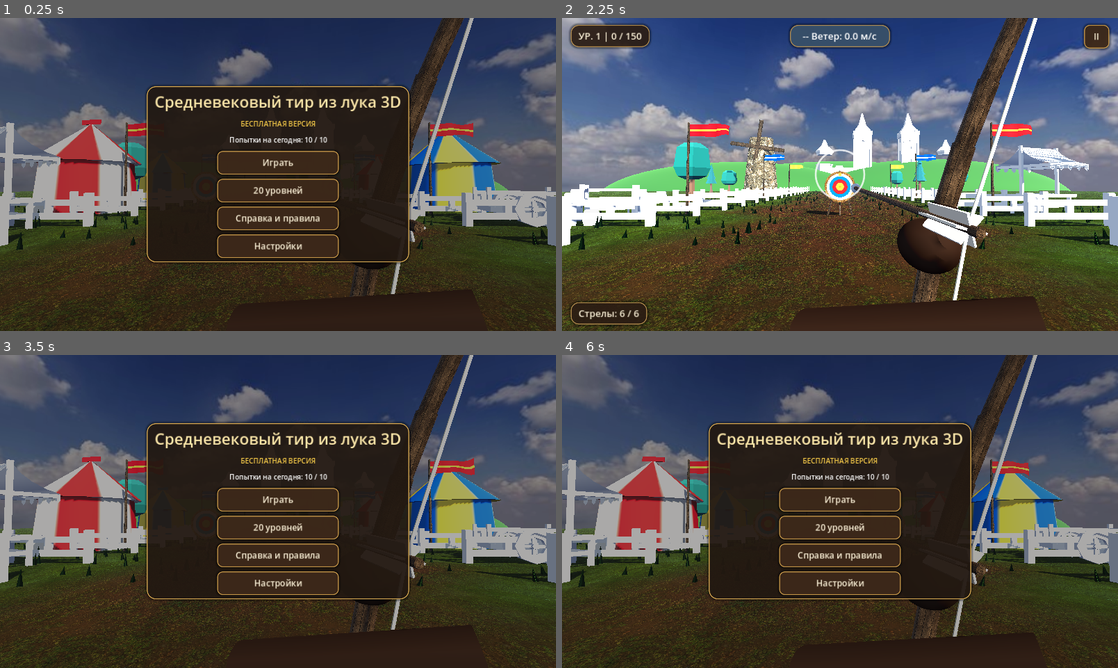
Above: before the commit, frames 1-4 (two rows, left to right).
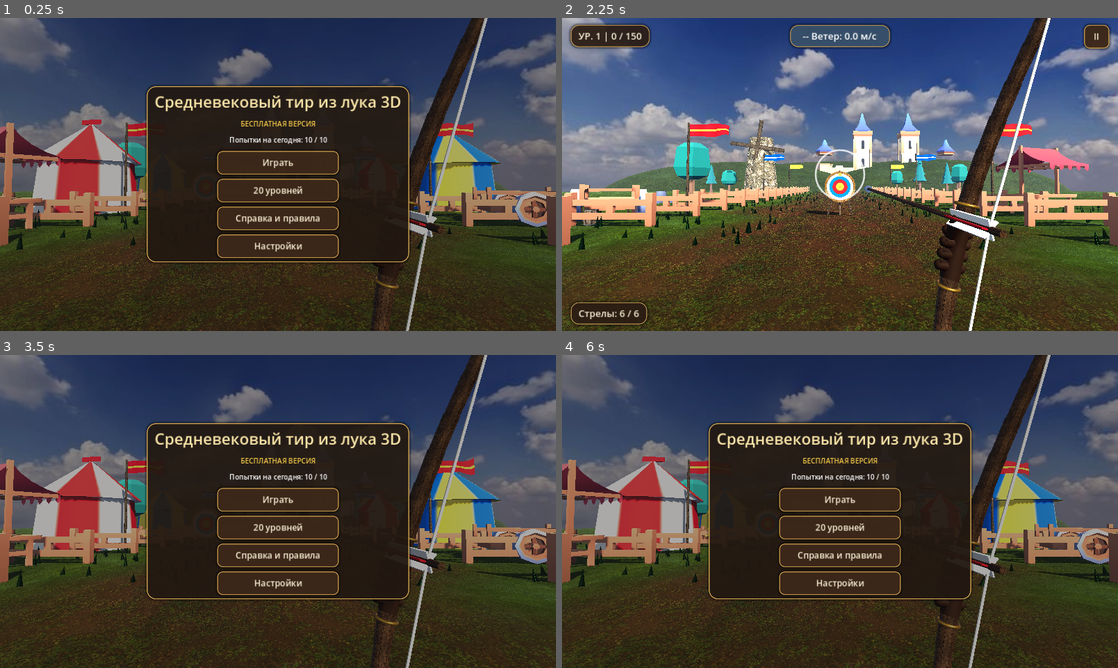
Above: after the commit, the same moments.

Repository: o1egkl/medieval-archery-3d
Game: Godot game, scene res://scenes/main.tscn
Same seed, same stepped clock (60 frames per second), same inputs: the game is played once before the commit and once after it.
Inputs:
- Up to frame 1 (0.25 s): no input
- Up to frame 2 (2.25 s): click "Играть" at 0.5 s; click "II" at 1.25 s; click "Играть" at 2 s
- Up to frame 3 (3.5 s): click "II" at 2.75 s
- Up to frame 4 (6 s): click "20 уровней" at 3.5 s; click "Назад" at 4.25 s; click "Справка и правила" at 5 s; click "Назад" at 5.75 s

The runs differ from the first frame. In frame 1, 9.9% of the frame differs, in the area x 0-100%, y 0-100%; in frame 2, 19%; in frame 3, 9.8%; in frame 4, 10%.

Commit message:
Stage 3: Kenney model palettes, sculpted S-curve recurve bow, natural PBR hills

Diff:
--- a/scripts/gameplay/bow_controller.gd
+++ b/scripts/gameplay/bow_controller.gd
@@ -21,8 +21,8 @@
 var _nocked_arrow: Node3D
 var _string_top: MeshInstance3D
 var _string_bot: MeshInstance3D
-var _top_tip := Vector3(0.0, 0.56, 0.14)
-var _bot_tip := Vector3(0.0, -0.56, 0.14)
+var _top_tip := Vector3(0.0, 0.58, 0.12)
+var _bot_tip := Vector3(0.0, -0.58, 0.12)
 var _active_touch_idx: int = -1
 var _recoil: float = 0.0
 var is_touch_mode: bool = false
@@ -36,89 +36,120 @@
 
 func _build_first_person_bow() -> void:
 	_bow_node = Node3D.new()
-	_bow_node.position = Vector3(0.20, -0.12, -0.56)
-	_bow_node.rotation_degrees = Vector3(2.0, 10.0, -14.0)
+	_bow_node.position = Vector3(0.24, -0.14, -0.56)
+	_bow_node.rotation_degrees = Vector3(2.0, 9.0, -13.0)
 	add_child(_bow_node)
 
-	var wood_mat := PbrAssets.get_pbr_material("wood", Vector3(1.0, 2.0, 1.0), Color(0.92, 0.78, 0.62))
+	var wood_mat := PbrAssets.get_pbr_material("wood", Vector3(1.0, 2.0, 1.0), Color(0.76, 0.58, 0.40))
 
 	var leather_mat := StandardMaterial3D.new()
-	leather_mat.albedo_color = Color(0.26, 0.17, 0.11)
-	leather_mat.roughness = 0.85
+	leather_mat.albedo_color = Color(0.24, 0.15, 0.09)
+	leather_mat.roughness = 0.78
+
+	var bronze_mat := StandardMaterial3D.new()
+	bronze_mat.albedo_color = Color(0.76, 0.58, 0.24)
+	bronze_mat.metallic = 0.78
+	bronze_mat.roughness = 0.32
+
+	var horn_mat := StandardMaterial3D.new()
+	horn_mat.albedo_color = Color(0.18, 0.15, 0.12)
+	horn_mat.roughness = 0.42
 
 	var iron_mat := StandardMaterial3D.new()
-	iron_mat.albedo_color = Color(0.74, 0.77, 0.82)
-	iron_mat.metallic = 0.8
-	iron_mat.roughness = 0.25
-
-	# Smooth 9-segment curved wooden recurve bow
+	iron_mat.albedo_color = Color(0.76, 0.80, 0.85)
+	iron_mat.metallic = 0.85
+	iron_mat.roughness = 0.24
+
+	# Smooth 18-segment S-curved medieval recurve bow
+	var seg_count := 18
 	var pts: Array[Vector3] = []
-	for i in range(10):
-		var t := float(i) / 9.0
-		var y := lerpf(-0.56, 0.56, t)
-		var norm_y := y / 0.56
-		var z := norm_y * norm_y * 0.14
+	for i in range(seg_count + 1):
+		var t := float(i) / float(seg_count)
+		var y := lerpf(-0.58, 0.58, t)
+		var ny := absf(y) / 0.58
+		# Graceful recurve S-profile: curves back through mid-limb, sweeps slightly forward at tips
+		var z := pow(ny, 1.8) * 0.16 - pow(maxf(0.0, ny - 0.72) / 0.28, 2.0) * 0.045
 		pts.append(Vector3(0.0, y, z))
 
-	for i in range(pts.size() - 1):
+	_bot_tip = pts[0]
+	_top_tip = pts[pts.size() - 1]
+
+	for i in range(seg_count):
 		var p0 := pts[i]
 		var p1 := pts[i + 1]
+		var mid_ny := absf((p0.y + p1.y) * 0.5) / 0.58
+		var thick := lerpf(0.020, 0.009, mid_ny)
 		var seg := MeshInstance3D.new()
 		var cm := CylinderMesh.new()
-		var mid_t := absf(float(i) - 4.0) / 4.5
-		var thick := lerpf(0.025, 0.013, mid_t)
 		cm.top_radius = thick
 		cm.bottom_radius = thick
-		cm.height = p0.distance_to(p1) + 0.01
+		cm.height = p0.distance_to(p1) + 0.008
+		cm.radial_segments = 14
 		seg.mesh = cm
 		seg.position = (p0 + p1) * 0.5
 		var dir := (p1 - p0).normalized()
 		seg.basis = Basis(Vector3.RIGHT, dir, Vector3.RIGHT.cross(dir).normalized())
-		seg.material_override = leather_mat if (i == 4) else wood_mat
+		if mid_ny < 0.14:
+			seg.material_override = leather_mat
+		elif mid_ny > 0.90:
+			seg.material_override = horn_mat
+		else:
+			seg.material_override = wood_mat
 		_bow_node.add_child(seg)
 
-	# Stylized leather-gloved left hand gripping the bow handle
-	var glove := MeshInstance3D.new()
-	var gm := SphereMesh.new()
-	gm.radius = 0.055
-	gm.height = 0.11
-	glove.mesh = gm
-	glove.scale = Vector3(1.1, 0.95, 1.25)
-	glove.position = Vector3(-0.02, -0.02, 0.01)
-	glove.material_override = leather_mat
-	_bow_node.add_child(glove)
-
-	var forearm := MeshInstance3D.new()
-	var fm := CylinderMesh.new()
-	fm.top_radius = 0.042
-	fm.bottom_radius = 0.052
-	fm.height = 0.36
-	forearm.mesh = fm
-	forearm.position = Vector3(-0.10, -0.14, 0.14)
-	forearm.rotation_degrees = Vector3(58.0, 22.0, -24.0)
-	forearm.material_override = leather_mat
-	_bow_node.add_child(forearm)
+	# Bronze decorative collar rings framing the leather grip
+	for ry: float in [-0.085, 0.085]:
+		var ring := MeshInstance3D.new()
+		var rm := TorusMesh.new()
+		rm.inner_radius = 0.018
+		rm.outer_radius = 0.025
+		ring.mesh = rm
+		ring.position = Vector3(0.0, ry, 0.004)
+		ring.material_override = bronze_mat
+		_bow_node.add_child(ring)
+
+	# Sleek contoured leather archer's fingers wrapping the bow grip (compact, zero screen clutter)
+	for fi in range(4):
+		var finger := MeshInstance3D.new()
+		var fm := CapsuleMesh.new()
+		fm.radius = 0.011
+		fm.height = 0.068
+		finger.mesh = fm
+		finger.position = Vector3(-0.006, -0.045 + float(fi) * 0.024, 0.004)
+		finger.rotation_degrees = Vector3(0.0, 0.0, 90.0)
+		finger.material_override = leather_mat
+		_bow_node.add_child(finger)
+
+	var thumb := MeshInstance3D.new()
+	var thm := CapsuleMesh.new()
+	thm.radius = 0.012
+	thm.height = 0.062
+	thumb.mesh = thm
+	thumb.position = Vector3(-0.026, 0.036, 0.018)
+	thumb.rotation_degrees = Vector3(32.0, 12.0, 18.0)
+	thumb.material_override = leather_mat
+	_bow_node.add_child(thumb)
 
 	# Dynamic 2-segment taut bowstring
 	var str_mat := StandardMaterial3D.new()
-	str_mat.albedo_color = Color(0.88, 0.84, 0.74)
+	str_mat.albedo_color = Color(0.86, 0.82, 0.72)
 	_string_top = MeshInstance3D.new()
 	_string_bot = MeshInstance3D.new()
 	for s in [_string_top, _string_bot]:
 		var sc := CylinderMesh.new()
-		sc.top_radius = 0.003
-		sc.bottom_radius = 0.003
+		sc.top_radius = 0.0024
+		sc.bottom_radius = 0.0024
 		sc.height = 1.0
 		s.mesh = sc
 		s.material_override = str_mat
 		_bow_node.add_child(s)
 
-	# Nocked feathered wooden arrow
+	# Sleek feathered wooden arrow with forged steel broadhead
 	_nocked_arrow = Node3D.new()
 	var shaft := MeshInstance3D.new()
 	var sm := CylinderMesh.new()
-	sm.top_radius = 0.008
-	sm.bottom_radius = 0.008
+	sm.top_radius = 0.006
+	sm.bottom_radius = 0.006
 	sm.height = 0.78
 	shaft.mesh = sm
 	shaft.rotation_degrees.x = 90.0
@@ -128,36 +159,44 @@
 	var head := MeshInstance3D.new()
 	var hm := CylinderMesh.new()
 	hm.top_radius = 0.001
-	hm.bottom_radius = 0.020
-	hm.height = 0.09
+	hm.bottom_radius = 0.016
+	hm.height = 0.085
 	head.mesh = hm
 	head.rotation_degrees.x = -90.0
 	head.position = Vector3(0.0, 0.0, -0.43)
 	head.material_override = iron_mat
 	_nocked_arrow.add_child(head)
 
-	var fletch_mat := StandardMaterial3D.new()
-	fletch_mat.albedo_color = Color(0.92, 0.86, 0.76)
-	for ang: float in [0.0, 60.0, -60.0]:
+	var fletch_red := StandardMaterial3D.new()
+	fletch_red.albedo_color = Color(0.82, 0.18, 0.14)
+	fletch_red.roughness = 0.85
+	var fletch_white := StandardMaterial3D.new()
+	fletch_white.albedo_color = Color(0.92, 0.89, 0.82)
+	fletch_white.roughness = 0.85
+	for idx in range(3):
+		var ang: float = float(idx) * 120.0
 		var vane := MeshInstance3D.new()
 		var vm := BoxMesh.new()
-		vm.size = Vector3(0.055, 0.004, 0.12)
+		vm.size = Vector3(0.036, 0.003, 0.11)
 		vane.mesh = vm
 		vane.position = Vector3(0.0, 0.0, 0.31)
 		vane.rotation_degrees.z = ang
-		vane.material_override = fletch_mat
+		vane.material_override = fletch_red if idx == 0 else fletch_white
 		_nocked_arrow.add_child(vane)
 
-	_nocked_arrow.position = Vector3(-0.04, 0.04, -0.18)
+	_nocked_arrow.position = Vector3(-0.032, 0.055, -0.18)
 	_bow_node.add_child(_nocked_arrow)
 	_update_bowstring(0.0)
 
 func _update_bowstring(ratio: float) -> void:
-	var nock := Vector3(-0.04, 0.04, lerpf(0.14, 0.44, ratio))
-	_place_segment(_string_top, _top_tip, nock)
-	_place_segment(_string_bot, _bot_tip, nock)
+	var flex := ratio * 0.03
+	var top := _top_tip + Vector3(0.0, -flex * 0.4, flex)
+	var bot := _bot_tip + Vector3(0.0, flex * 0.4, flex)
+	var nock := Vector3(-0.032, 0.055, lerpf(0.12, 0.42, ratio))
+	_place_segment(_string_top, top, nock)
+	_place_segment(_string_bot, bot, nock)
 	if _nocked_arrow != null:
-		_nocked_arrow.position = Vector3(-0.04, 0.04, nock.z - 0.36)
+		_nocked_arrow.position = Vector3(-0.032, 0.055, nock.z - 0.36)
 
 func _place_segment(mi: MeshInstance3D, a: Vector3, b: Vector3) -> void:
 	var dist := a.distance_to(b)
@@ -201,7 +240,6 @@
 		return
 	var sens := float(SaveManager.get_setting("aim_sensitivity", 1.0)) * 0.0032
 
-	# Desktop cancel shortcuts: Right Mouse Button, Space, or R (works while holding LMB!)
 	if event is InputEventMouseButton and event.button_index == MOUSE_BUTTON_RIGHT and event.pressed:
 		_set_touch_mode(false)
 		if is_drawing:
@@ -227,7 +265,6 @@
 			_hold_time = 0.0
 			AudioManager.play_sfx("bow_draw")
 		elif not event.pressed and is_drawing and event.index == _active_touch_idx:
-			# One-handed mobile cancel: releasing inside the Cancel Shot button rect relaxes bow
 			if cancel_zone_rect.size.x > 0.0 and cancel_zone_rect.has_point(event.position):
 				cancel_draw()
 				AudioManager.play_sfx("ui_click")
@@ -254,7 +291,6 @@
 	var dir := -global_transform.basis.z.normalized()
 	var up := global_transform.basis.y.normalized()
 	var spawn_pos := global_position + dir * 0.85
-	# Sight zeroed at 20 m on full draw (0.5 * g * t_20m = 0.5 * 6.5 * (20 / 68) ~= 0.956 m/s)
 	var launch_vel := dir * speed + up * (0.956 * draw_ratio)
 	draw_ratio = 0.0
 	_hold_time = 0.0
@@ -278,6 +314,7 @@
 			var fatigue := minf(1.0, (_hold_time - FATIGUE_START_SEC) * 0.55)
 			sway_x = sin(_hold_time * 5.2) * 0.018 * fatigue
 			sway_y = cos(_hold_time * 4.1) * 0.015 * fatigue
+
 	if input_enabled and bool(SaveManager.get_setting("gyro_enabled", false)):
 		var gyro := Input.get_gyroscope()
 		_yaw = clampf(_yaw + gyro.y * delta * 0.45, -0.65, 0.65)
@@ -287,5 +324,5 @@
 	fov = lerpf(fov, 50.0 if is_drawing else 60.0, delta * 8.0)
 	_update_bowstring(draw_ratio)
 	if _bow_node != null:
-		var idle_bob := sin(Time.get_ticks_msec() * 0.002) * 0.008
-		_bow_node.position = Vector3(0.20, -0.12 + idle_bob - _recoil * 0.03, -0.56 + _recoil * 0.04)
+		var idle_bob := sin(Time.get_ticks_msec() * 0.002) * 0.006
+		_bow_node.position = Vector3(0.24, -0.14 + idle_bob - _recoil * 0.025, -0.56 + _recoil * 0.035)
--- a/scripts/gameplay/level_scene.gd
+++ b/scripts/gameplay/level_scene.gd
@@ -188,9 +188,7 @@
 		_build_grass_tufts(1400 if quality == "high" else 850, ground_tint)
 
 	# Rolling medieval green hills on the horizon
-	var hill_mat := StandardMaterial3D.new()
-	hill_mat.albedo_color = Color(0.28, 0.50, 0.22) * ground_tint
-	hill_mat.roughness = 0.95
+	var hill_mat := PbrAssets.get_pbr_material("grass", Vector3(8.0, 4.0, 1.0), Color(0.46, 0.64, 0.34) * ground_tint)
 	for hspec in [
 		{"pos": Vector3(-36.0, -4.0, -98.0), "scale": Vector3(48.0, 14.0, 24.0)},
 		{"pos": Vector3(34.0, -4.5, -104.0), "scale": Vector3(52.0, 16.0, 26.0)},
--- a/scripts/gameplay/model_loader.gd
+++ b/scripts/gameplay/model_loader.gd
@@ -1,26 +1,67 @@
 extends RefCounted
 
+const PbrAssets := preload("res://scripts/gameplay/pbr_assets.gd")
+
 static var _scene_cache: Dictionary = {}
+static var _palette_mat_cache: Dictionary = {}
+
+static func _get_palette_for_model(res_path: String) -> String:
+	var fname := res_path.get_file()
+	if fname.begins_with("castle_") or fname.begins_with("siege_") or fname.begins_with("rock_"):
+		return "res://assets/models/textures/colormap_castle.png"
+	if fname in ["fence.glb", "cart.glb", "lantern.glb", "stall.glb", "windmill_blade.glb"]:
+		return "res://assets/models/textures/colormap_town.png"
+	if fname == "barrel.glb":
+		return "res://assets/models/textures/barrel_tex.png"
+	return ""
+
+static func _get_palette_material(tex_path: String) -> StandardMaterial3D:
+	if _palette_mat_cache.has(tex_path):
+		return _palette_mat_cache[tex_path]
+	var tex := PbrAssets._load_tex(tex_path)
+	if tex == null:
+		return null
+	var mat := StandardMaterial3D.new()
+	mat.albedo_texture = tex
+	mat.roughness = 0.85
+	mat.texture_filter = BaseMaterial3D.TEXTURE_FILTER_LINEAR_WITH_MIPMAPS
+	_palette_mat_cache[tex_path] = mat
+	return mat
+
+static func _apply_material_recursive(node: Node, mat: Material) -> void:
+	if node is MeshInstance3D:
+		var mi := node as MeshInstance3D
+		mi.material_override = mat
+	for child in node.get_children():
+		_apply_material_recursive(child, mat)
 
 static func instantiate_glb(res_path: String) -> Node3D:
+	var instance: Node3D = null
 	if _scene_cache.has(res_path):
 		var cached = _scene_cache[res_path]
 		if cached is PackedScene:
-			return cached.instantiate() as Node3D
+			instance = cached.instantiate() as Node3D
 
-	if ResourceLoader.exists(res_path):
+	if instance == null and ResourceLoader.exists(res_path):
 		var res = load(res_path)
 		if res is PackedScene:
 			_scene_cache[res_path] = res
-			return res.instantiate() as Node3D
+			instance = res.instantiate() as Node3D
 
-	# Runtime fallback for direct Windows CLI execution before Godot Editor import
-	var abs_path := ProjectSettings.globalize_path(res_path)
-	if FileAccess.file_exists(abs_path):
-		var doc := GLTFDocument.new()
-		var state := GLTFState.new()
-		if doc.append_from_file(abs_path, state) == OK:
-			var node := doc.generate_scene(state)
-			if node is Node3D:
-				return node
-	return null
+	if instance == null:
+		var abs_path := ProjectSettings.globalize_path(res_path)
+		if FileAccess.file_exists(abs_path):
+			var doc := GLTFDocument.new()
+			var state := GLTFState.new()
+			if doc.append_from_file(abs_path, state) == OK:
+				var node := doc.generate_scene(state)
+				if node is Node3D:
+					instance = node
+
+	if instance != null:
+		var pal_path := _get_palette_for_model(res_path)
+		if pal_path != "":
+			var pmat := _get_palette_material(pal_path)
+			if pmat != null:
+				_apply_material_recursive(instance, pmat)
+	return instance
Binary file added: assets/models/textures/barrel_tex.png
Binary file added: assets/models/textures/colormap_castle.png
Binary file added: assets/models/textures/colormap_town.png
